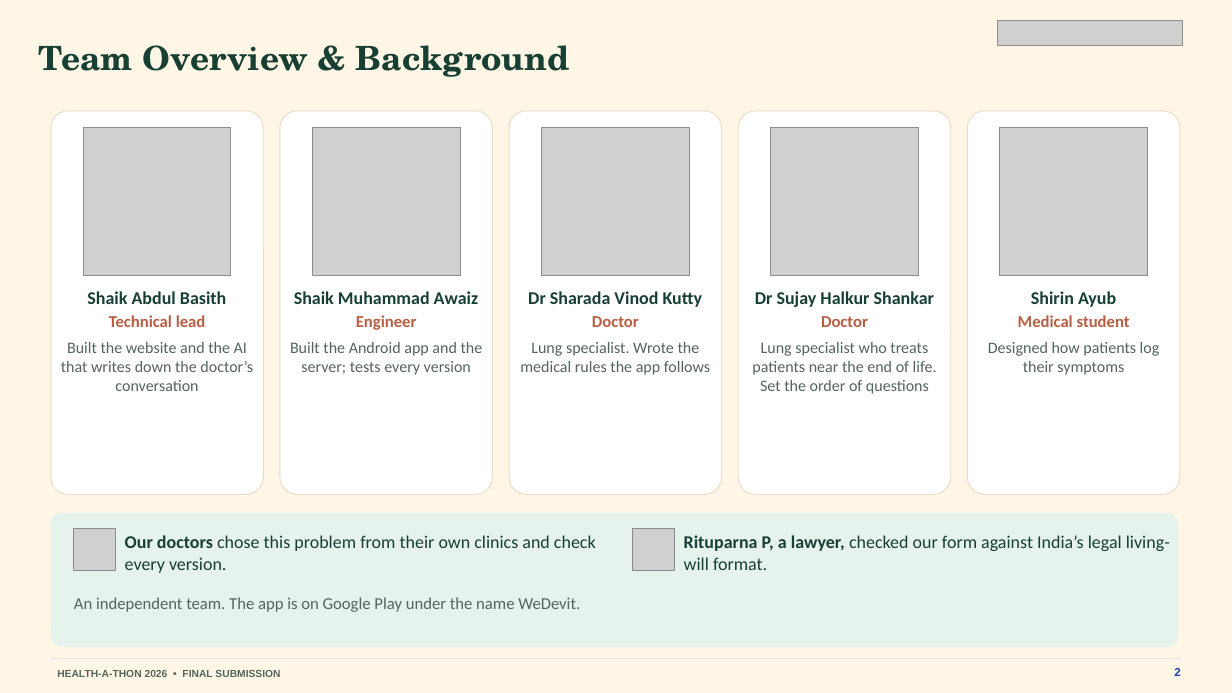
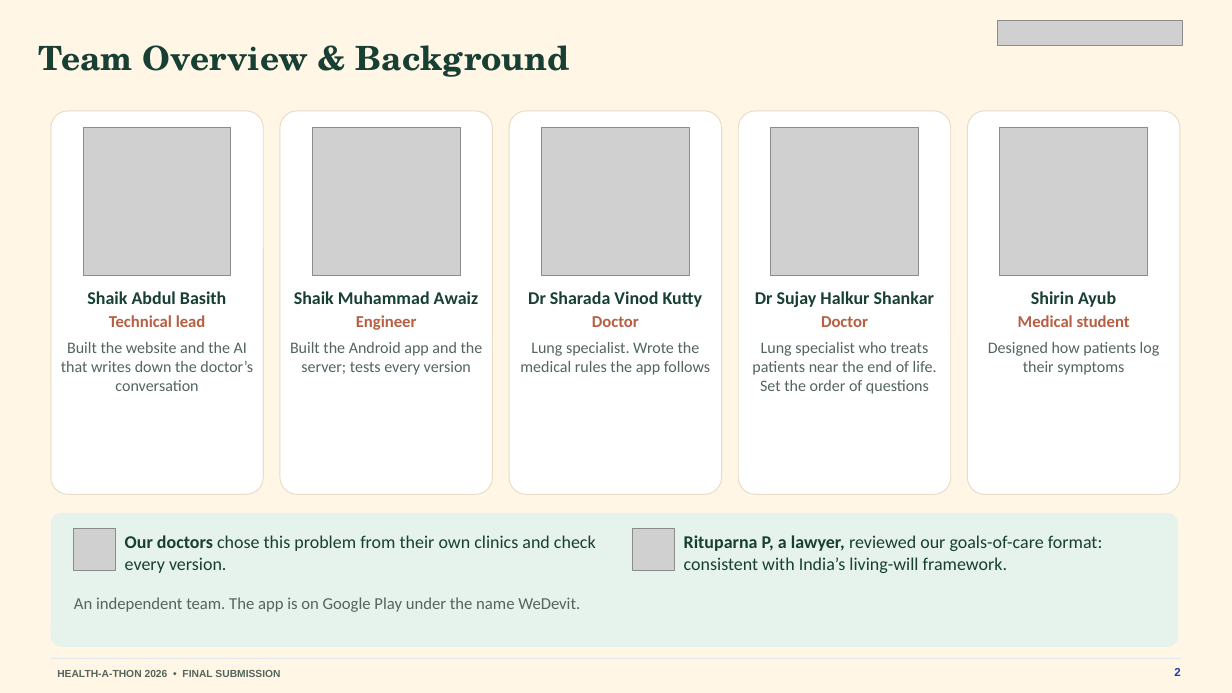
Before and after one commit to basithladdu/healthathon, a slide deck: slide 2 of output/final-submission/Sahara-Final-Presentation.pptx. Drawn at 1232x693 pixels with LibreOffice and Linux fonts; fonts in the diff are those of the drawing; grey boxes stand for pictures. Boxes give left, top, right and bottom in pixels: in the first picture for what was removed or moved away, otherwise in the second. Text is boxed around its words. In the diff, an @@ line names an element or a change of style, - is before the commit and + after.

```diff
--- a/output/final-submission/Sahara-Final-Presentation.pptx
+++ b/output/final-submission/Sahara-Final-Presentation.pptx
@@ text at <box>684,535,1102,573</box>: text changed @@
-Rituparna P, a lawyer, checked our form against India’s legal living-will format.
+Rituparna P, a lawyer, reviewed our goals-of-care format: consistent with India’s living-will framework.
```
Also in this commit, not shown: 2 other slides changed, 11 other files.
